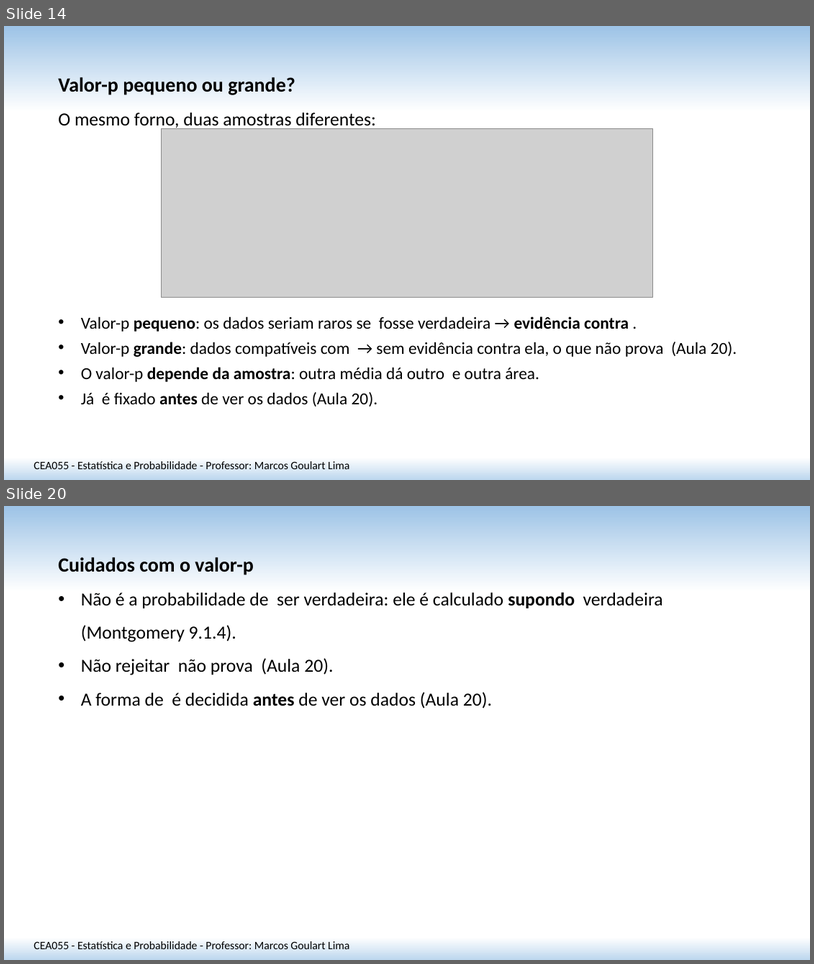
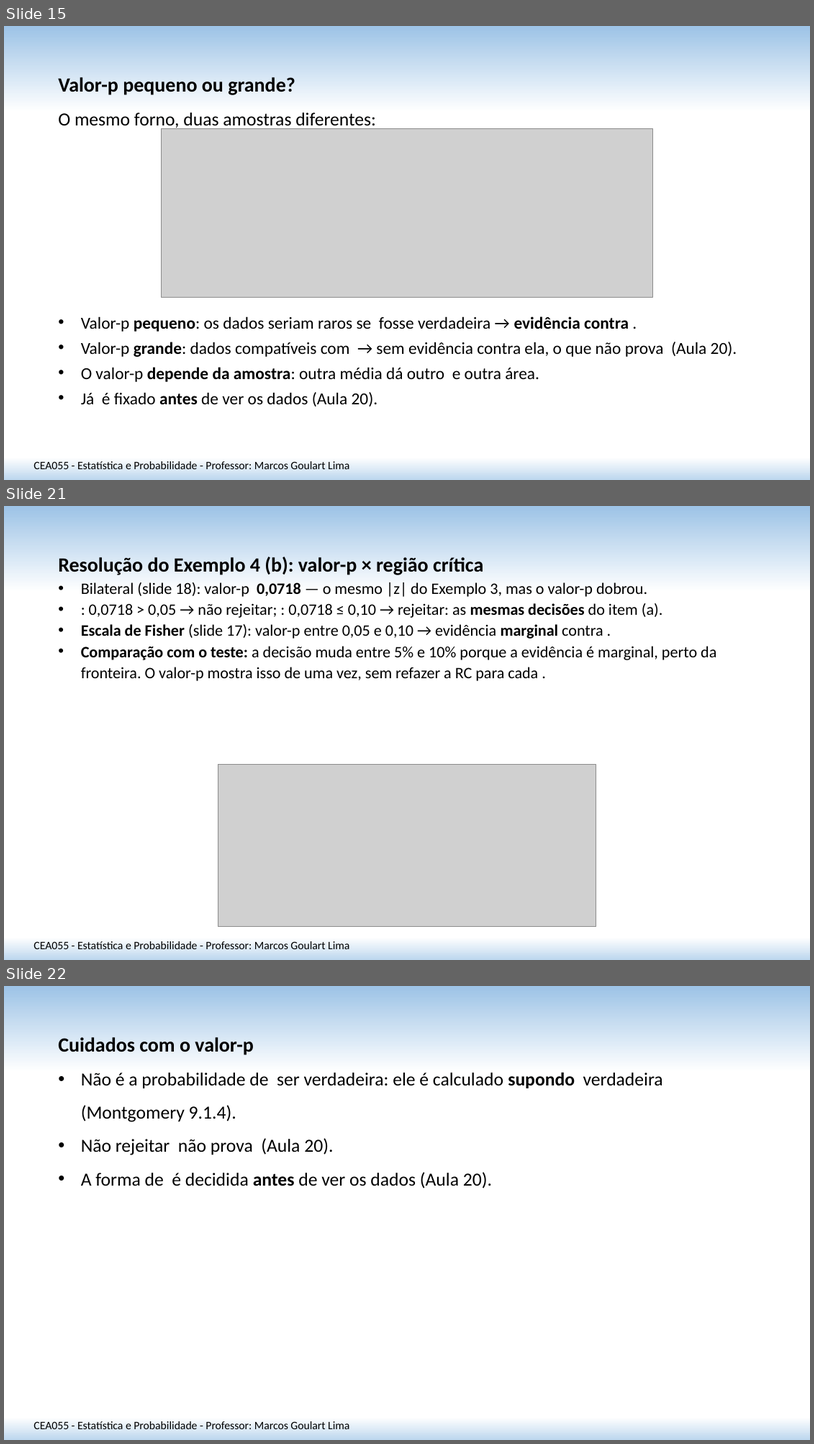
Before and after one commit to matmarcos/minhas-aulas, a slide deck: content/2026-2/cea055-estatistica-probabilidade/21-teste-hipotese-media-var-conhecida/Aula_21_Teste_Hipotese_Media_Var_Conhecida_SITE.pptx. Shown one above the other, each under a label of ours: slides 14 and 20 before the commit, slides 15, 21 and 22 after it; the slides between them are not shown. The pictures are 814x964 and 814x1444 pixels, drawn with LibreOffice and Linux fonts; fonts in the diff are those of the drawing; grey boxes stand for pictures. Boxes give left, top, right and bottom in pixels: in the first picture for what was removed or moved away, otherwise in the second. Text is boxed around its words. In the diff, an @@ line names an element or a change of style, - is before the commit and + after.

```diff
--- a/content/2026-2/cea055-estatistica-probabilidade/21-teste-hipotese-media-var-conhecida/Aula_21_Teste_Hipotese_Media_Var_Conhecida_SITE.pptx
+++ b/content/2026-2/cea055-estatistica-probabilidade/21-teste-hipotese-media-var-conhecida/Aula_21_Teste_Hipotese_Media_Var_Conhecida_SITE.pptx
@@ slide 21 added at [4,506,810,960], background gradient #9DC3E6 to #FFFFFF to #BDD7EE @@
@@ text added at [58,556,717,681], 19 pt, text #000000 @@
+Resolução do Exemplo 4 (b): valor-p × região crítica
+• Bilateral (slide 18): valor-p 0,0718 — o mesmo |z| do Exemplo 3, mas o valor-p dobrou.
+• : 0,0718 > 0,05 → não rejeitar; : 0,0718 ≤ 0,10 → rejeitar: as mesmas decisões do item (a).
+• Escala de Fisher (slide 17): valor-p entre 0,05 e 0,10 → evidência marginal contra .
+• Comparação com o teste: a decisão muda entre 5% e 10% porque a evidência é marginal, perto da fronteira. O valor-p mostra isso de uma vez, sem refazer a RC para cada .
@@ picture added at [219,764,597,926] @@
@@ text added at [34,941,350,949], 13.5 pt, text #000000 @@
+CEA055 - Estatística e Probabilidade - Professor: Marcos Goulart Lima
@@ what was slide 14 is now slide 15 @@
@@ what was slide 20 is now slide 22 @@
```
Also in this commit, not shown: 11 slides changed, 1 other slide added, 1 other file.
